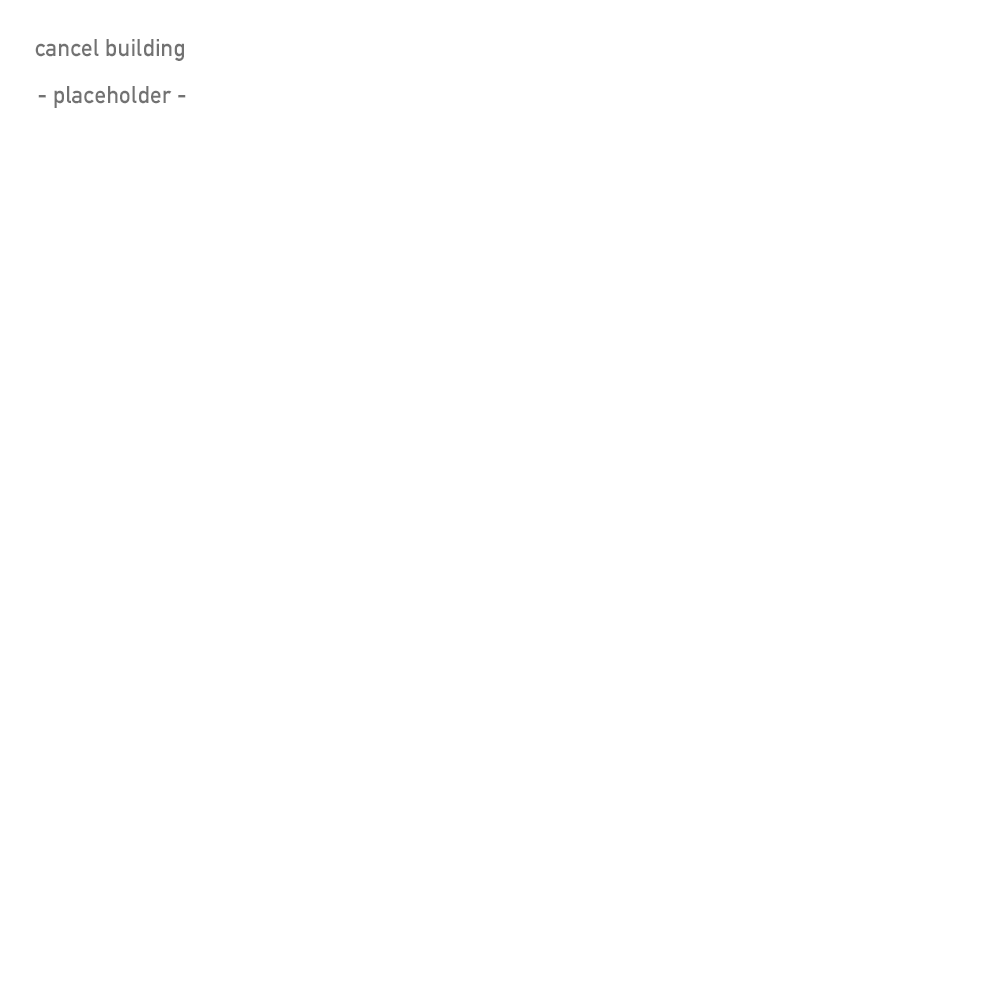
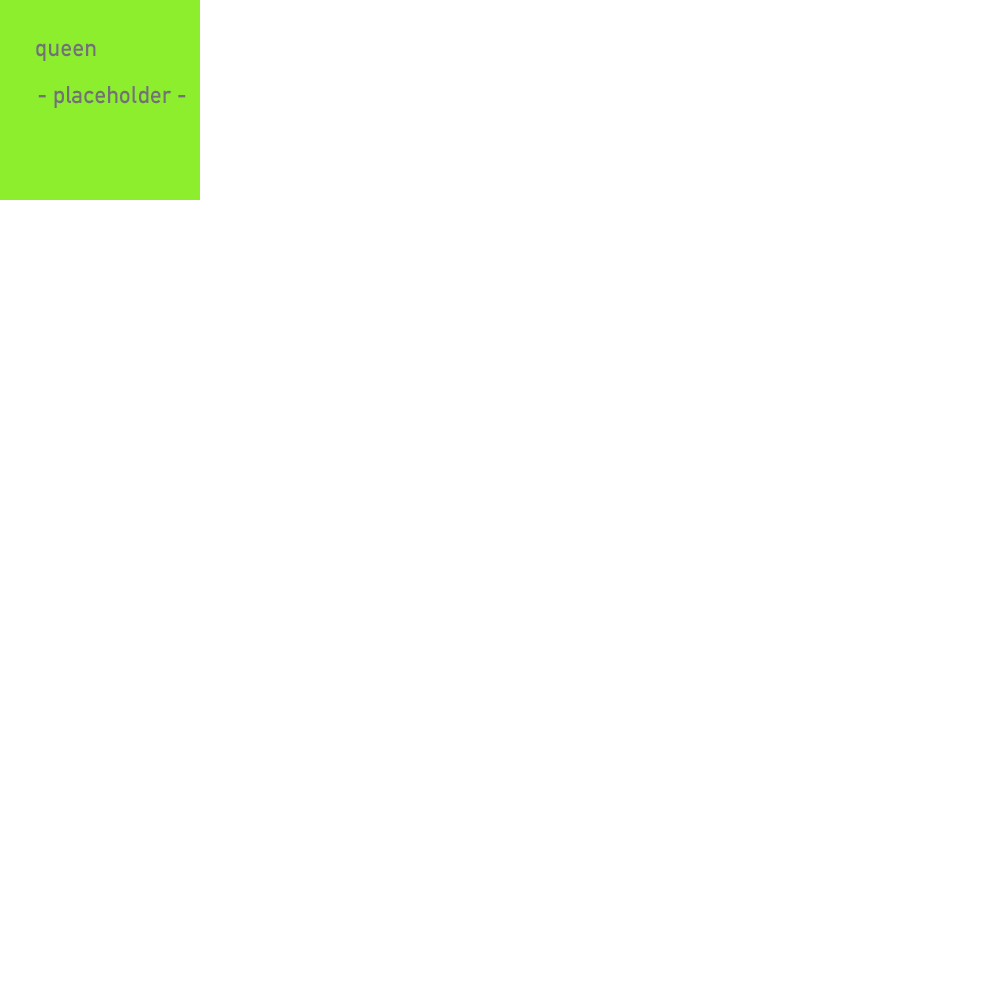
Layers edited between the first and the second (1000, 1000) image:
added group "cancelbuild" with 1 layers above "overlord" over [0, 0, 200, 200]
moved "- placeholder -" into group "cancelbuild", painted on it over [0, 0, 200, 200]
removed layer "cancelbuilding" over [35, 39, 184, 61]
